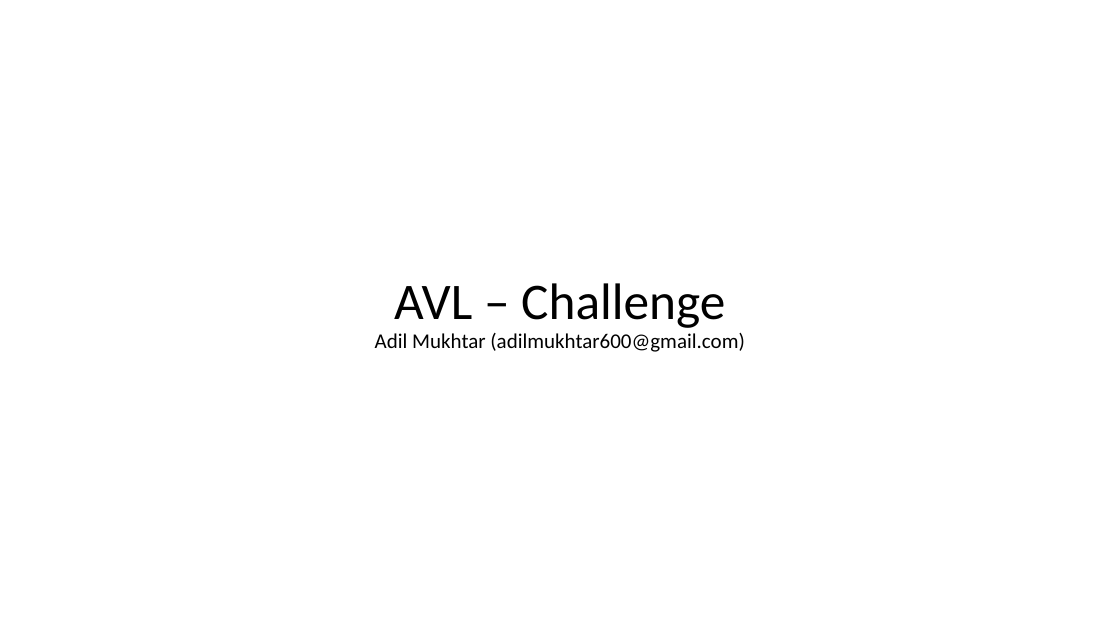
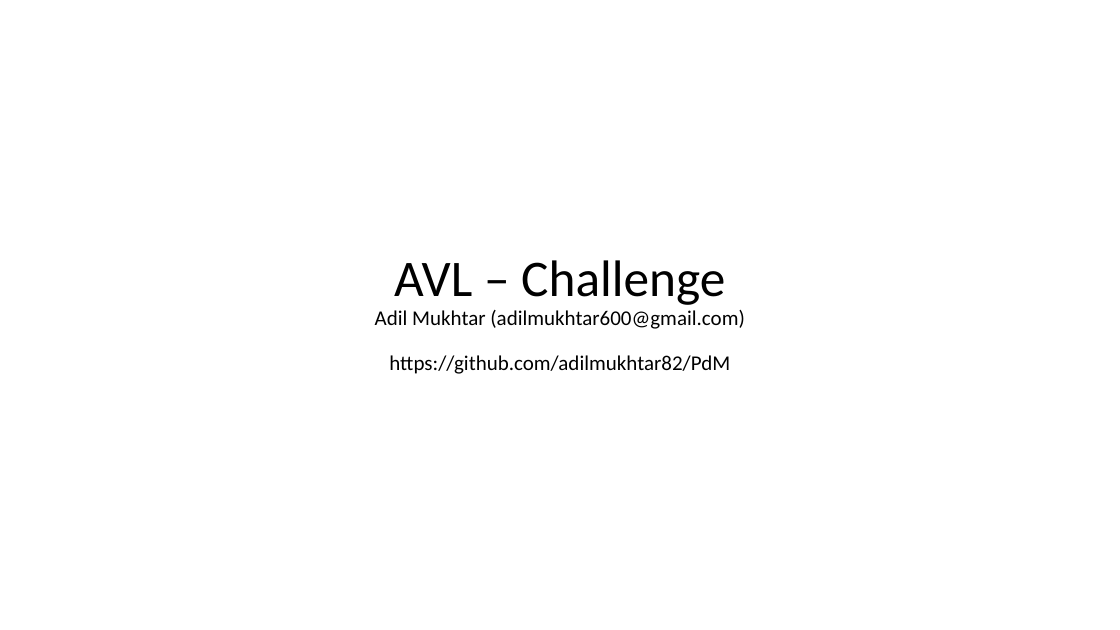
Before and after one commit to adilmukhtar82/PdM, a slide deck: slide 1 of docs/Presentation.pptx. Drawn at 1120x630 pixels with LibreOffice and Linux fonts; fonts in the diff are those of the drawing. Boxes give left, top, right and bottom in pixels: in the first picture for what was removed or moved away, otherwise in the second. Text is boxed around its words. In the diff, an @@ line names an element or a change of style, - is before the commit and + after.

```diff
--- a/docs/Presentation.pptx
+++ b/docs/Presentation.pptx
@@ title at [375,260,744,374]: text changed @@
-AVL – Challenge
-Adil Mukhtar (adilmukhtar600@gmail.com)
+AVL – Challenge
+Adil Mukhtar (adilmukhtar600@gmail.com)
+https://github.com/adilmukhtar82/PdM
```
Also in this commit, not shown: 1 other file.
